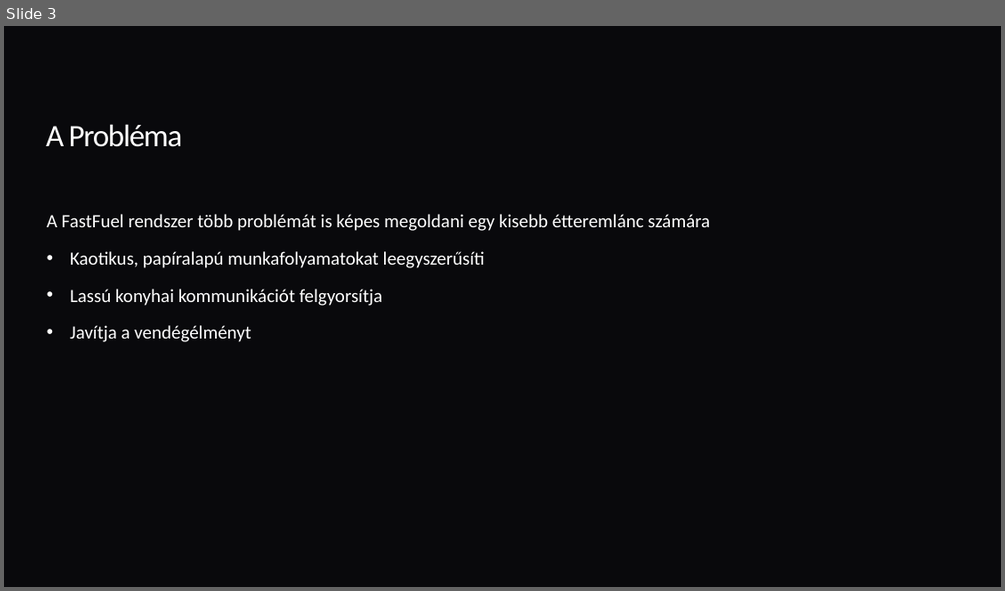
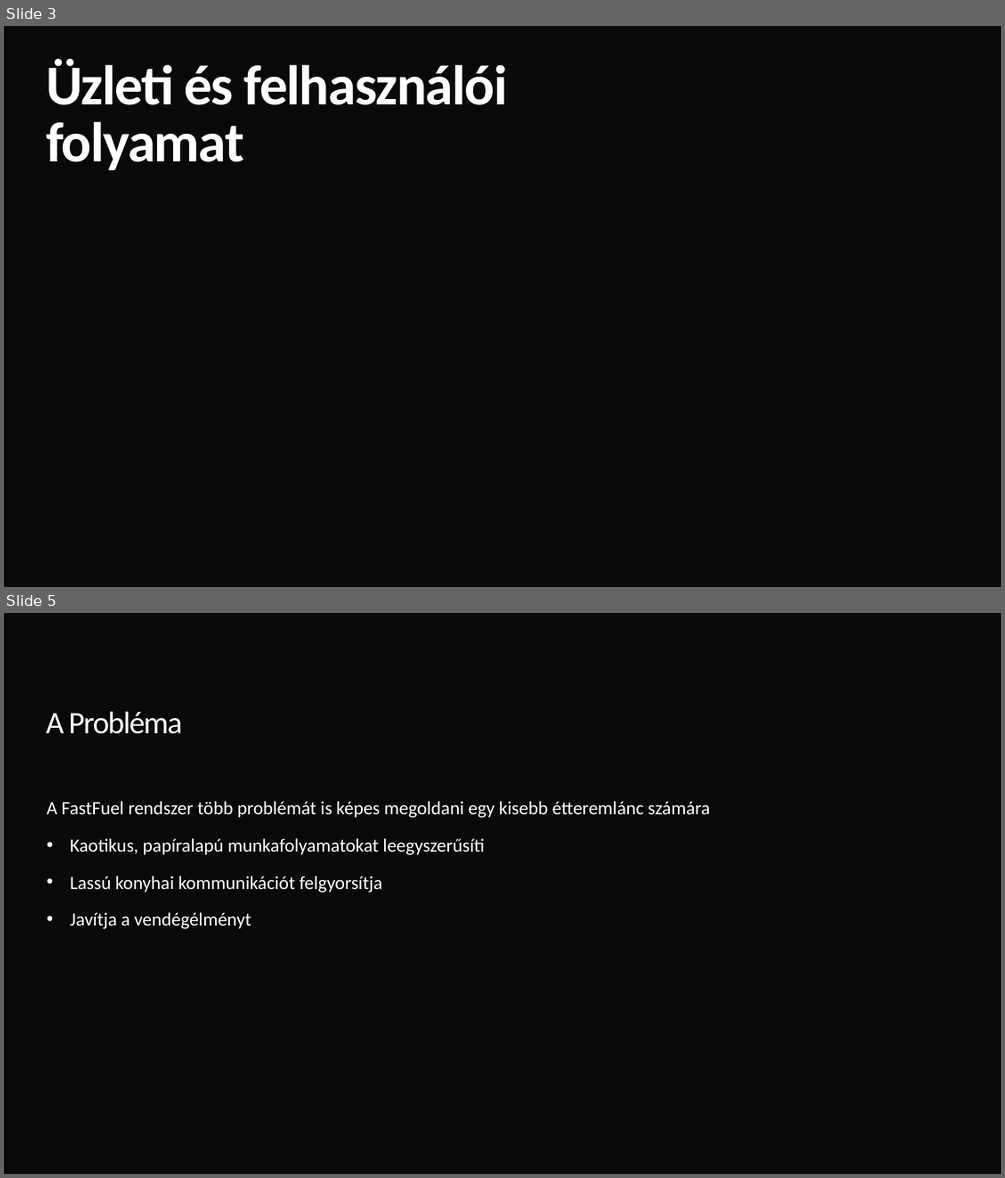
Before and after one commit to Zoli06/FastFuel, a slide deck: docs/FastFuel Prezentáció.pptx. Shown one above the other, each under a label of ours: slide 3 before the commit, slides 3 and 5 after it; the slides between them are not shown. The pictures are 1005x591 and 1005x1178 pixels, drawn with LibreOffice and Linux fonts; fonts in the diff are those of the drawing; background and template pictures are left out. Boxes give left, top, right and bottom in pixels: in the first picture for what was removed or moved away, otherwise in the second. Text is boxed around its words. In the diff, an @@ line names an element or a change of style, - is before the commit and + after.

```diff
--- a/docs/FastFuel Prezentáció.pptx
+++ b/docs/FastFuel Prezentáció.pptx
@@ slide 3 added at (4, 26, 1001, 587), background picture (left out) @@
@@ title added at (46, 58, 508, 170), 54 pt, text #FFFFFF, bold @@
+Üzleti és felhasználói folyamat
@@ what was slide 3 is now slide 5 @@
```
Also in this commit, not shown: 6 slides changed, 44 other slides added, 2 slides removed, 38 other files.
